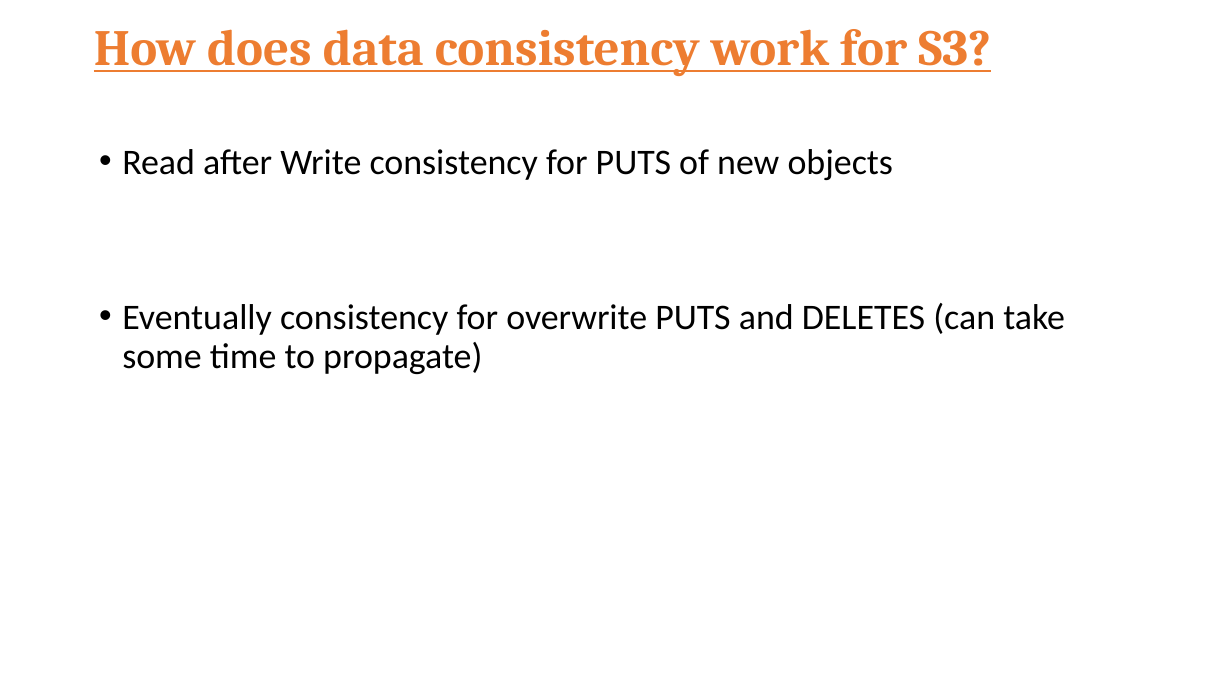
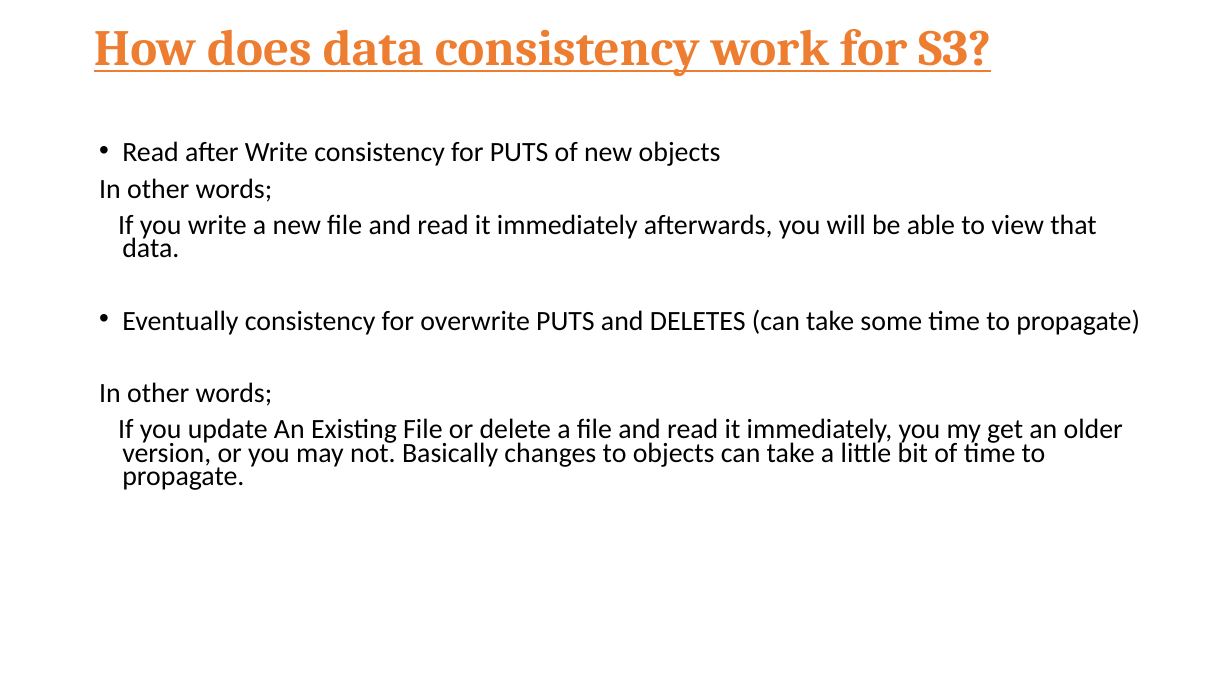
Before and after one commit to aloknath1/cloud-computing, a slide deck: slide 8 of Session-2.pptx (slide 9 before the commit). Drawn at 1232x693 pixels with LibreOffice and Linux fonts; fonts in the diff are those of the drawing. Boxes give left, top, right and bottom in pixels: in the first picture for what was removed or moved away, otherwise in the second. Text is boxed around its words. In the diff, an @@ line names an element or a change of style, - is before the commit and + after.

```diff
--- a/Session-2.pptx
+++ b/Session-2.pptx
@@ text at (x1=122, y1=141, x2=1140, y2=335): size 28 to 21.7 pt in "Read after Write consistency for PUTS of ...", "Eventually consistency for overwrite PUTS and DELETES ..."; line spacing 0.9 to 0.7 @@
@@ text at (x1=99, y1=178, x2=1096, y2=258): paragraphs added @@
+In other words;
+If you write a new file and read it immediately afterwards, you will be able to view that data.
@@ text at (x1=99, y1=382, x2=1123, y2=490): paragraphs added @@
+In other words;
+If you update An Existing File or delete a file and read it immediately, you my get an older version, or you may not. Basically changes to objects can take a little bit of time to propagate.
```
Also in this commit, not shown: 1 other slide changed, 1 slide added, 2 slides removed, 2 other files.
